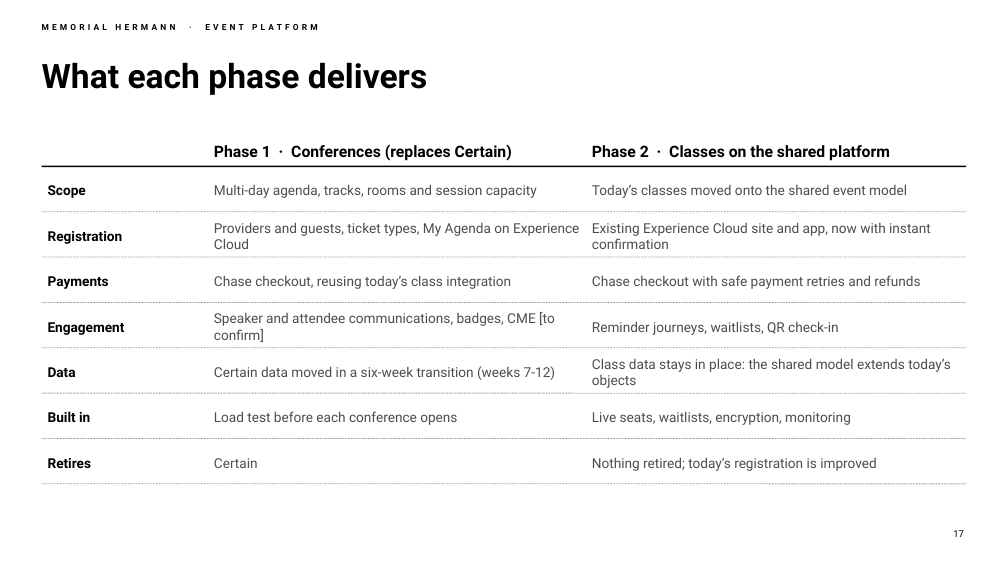
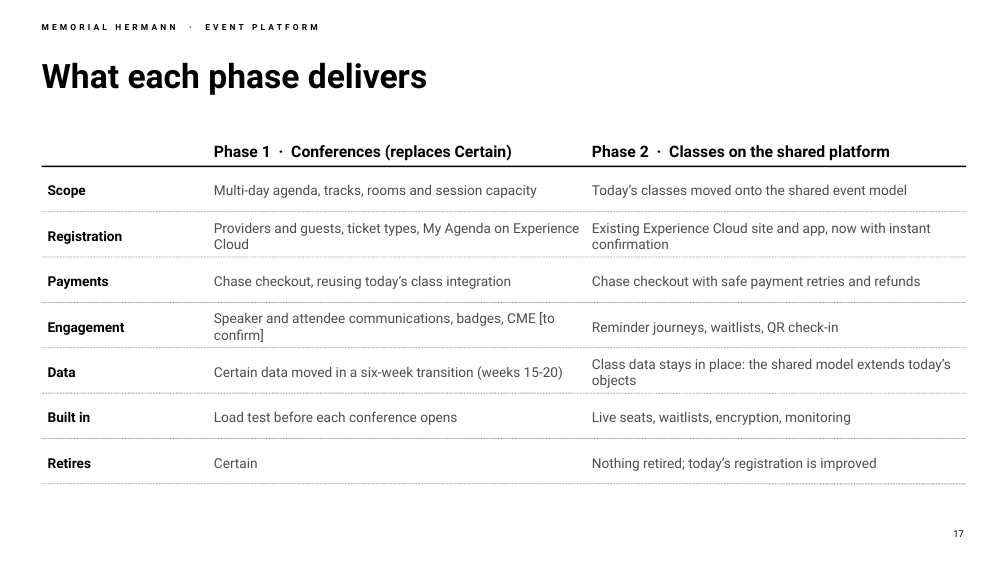
Before and after one commit to chintasurya/preSales_Memorial-hermann, a slide deck: slide 17 of deck/Memorial-Hermann-Event-Platform.pptx. Drawn at 1008x567 pixels with LibreOffice and Linux fonts; fonts in the diff are those of the drawing; background and template pictures are left out. Boxes give left, top, right and bottom in pixels: in the first picture for what was removed or moved away, otherwise in the second. Text is boxed around its words. In the diff, an @@ line names an element or a change of style, - is before the commit and + after.

```diff
--- a/deck/Memorial-Hermann-Event-Platform.pptx
+++ b/deck/Memorial-Hermann-Event-Platform.pptx
@@ text at [214,366,563,380]: text changed @@
-Certain data moved in a six-week transition (weeks 7-12)
+Certain data moved in a six-week transition (weeks 15-20)
```
Also in this commit, not shown: 7 other slides changed, 6 other files.
